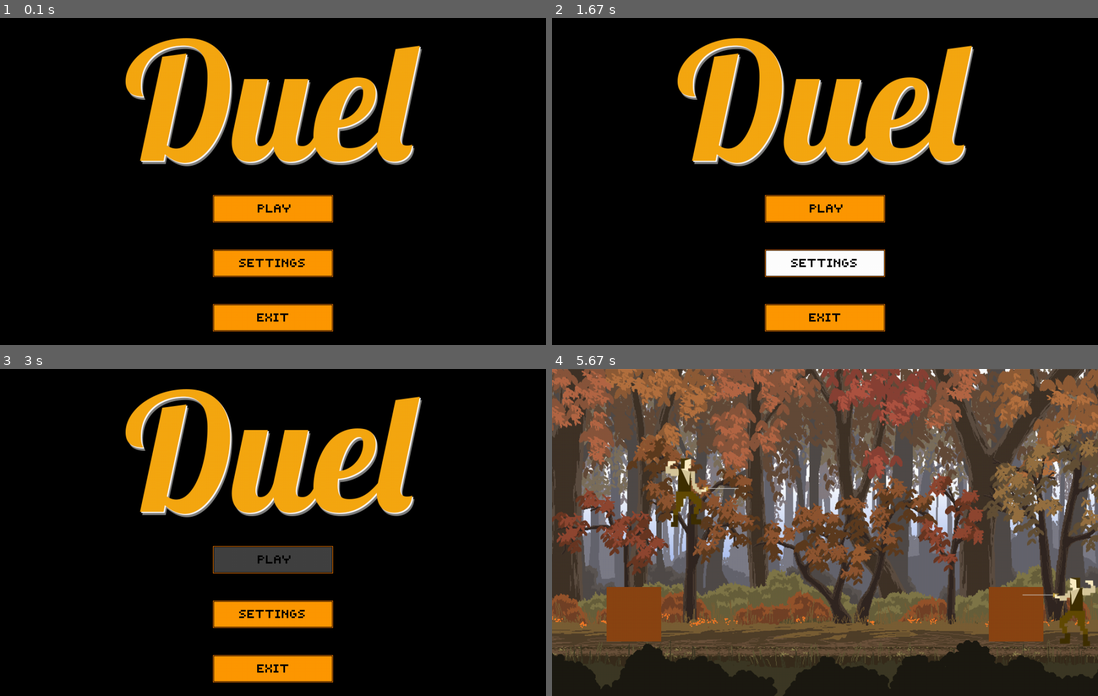
Above: before the commit, frames 1-4 (two rows, left to right).
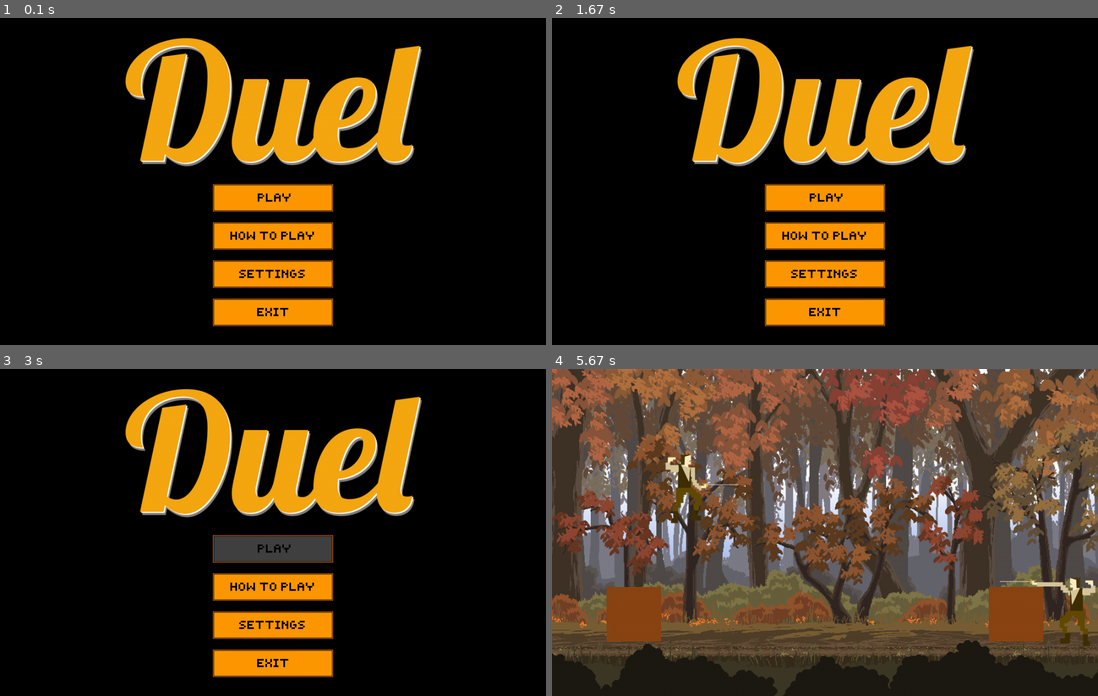
Above: after the commit, the same moments.

Repository: AlexisDougherty13/Duel
Game: pygame game, started from theMain.py
Two runs of this game, one before a commit and one after it. Both use one fixed random seed, a clock stepped at 60 frames per second and the inputs below.
Inputs (mouse positions are in pixels of both pictures, inside the frame that each line leads up to):
- Up to frame 1 (0.1 s): no input
- Up to frame 2 (1.67 s): click (825, 273) at 0.38 s; click (879, 253) at 0.97 s
- Up to frame 3 (3 s): click (273, 588) at 1.78 s; click (65, 673) at 2.37 s; click (273, 548) at 2.78 s
- Up to frame 4 (5.67 s): hold Right Ctrl 3.23-3.7 s; hold Up 3.23-3.7 s; move the mouse to (825, 571) at 3.27 s; hold Up 3.73-4.2 s; hold W 3.73-4.2 s; tap Right Ctrl at 3.8, 4.1, 4.3, 4.6, 4.8, 5.1, 5.37 s; hold Right 4.23-4.7 s; hold D 4.23-4.7 s; tap Right Shift at 4.38 s; hold Left 4.73-5.27 s; hold A 4.73-5.27 s; hold Down 5.3-5.6 s; hold S 5.3-5.6 s; tap Space at 5.45 s; hold Left from 5.63 s (still down); hold A from 5.63 s (still down)

The runs differ from the first frame. In frame 1, 6.4% of the frame differs, in the area x 39-61%, y 50-96%; in frame 2, 7.1%; in frame 3, 6.3%; in frame 4, 0.7%.

Commit message:
Added a tutorial screen that can be accessed from the main menu.

Diff:
--- a/duel.py
+++ b/duel.py
@@ -53,7 +53,7 @@
 # 7. Do stuff with sword hitboxes. People can die. OMG, now we have a somewhat competent looking game
 # 8. Dead guy respawns as ghost. Ghost kills person => person becomes ghost, ghost becomes person.
 # 9. Add some sort of background and goal points at either side of the map, so we can test screen movement
-# 10.Screen locks on to whoever isnt a ghost, and locks in place at the start.
+# 0
 # 11.Reaching the edge of screen => victory conditions show
 # CONGRATS, NOW WE HAVE SOMETHING TO SHOW FOR OUR MIDTERM :D
 # 12.Fix bugs and make game look good
--- a/gameEngine.py
+++ b/gameEngine.py
@@ -109,11 +109,12 @@
                     adjustPlayer(2, "sword_movement", -1)
                 elif event.key == pygame.K_UP:
                     adjustPlayer(2, "sword_movement", 1)
-                if event.key == pygame.K_SLASH:
+                if event.key == pygame.K_RCTRL:
                     adjustPlayer(2, "attack_count", 30)
                     player2.setPlayerState("attacking", True)
                 if event.key == pygame.K_ESCAPE:
-                    mainMenuFrame.pauseMenu(screen)
+                    mainMenuFrame.pauseMenu(screen, p1_meta_info, p2_meta_info)
+
 
 
             # Let go of key so stop performing said action
--- a/gameFrame.py
+++ b/gameFrame.py
@@ -15,7 +15,7 @@
     #create the background used to restore sprite previous location
     background = pygame.Surface(draw_buffer.get_size())
     pygame.draw.rect(background, (255, 255, 255, 255), entities[0])
-    background.blit(getImage("Resources/Images/UF_Background.png", imagesDict), (0, 0))
+    background.blit(getImage("Resources/Images/ScaledBackgroundAutumnForest.png", imagesDict), (0, 0))
     pygame.draw.rect(background, (139, 69, 19), entities[1])
     pygame.draw.rect(background, (139, 69, 19), entities[2])
 
--- a/mainMenuFrame.py
+++ b/mainMenuFrame.py
@@ -4,6 +4,8 @@
 import menuButtons
 import gameFrame
 
+
+#To-do: create a function that checks for button sprite changes based on mx and my and an inputted string.
 
 button_sprites = {
     "play_unhighl" : "Resources/Images/Buttons/PlayButtonUnhighlighted.png",
@@ -20,7 +22,10 @@
     "back_clicked": "Resources/Images/Buttons/BackButtonClicked.png",
     "restart_unhighl": "Resources/Images/Buttons/RestartButtonUnhighlighted.png",
     "restart_highl": "Resources/Images/Buttons/RestartButtonHighlighted.png",
-    "restart_clicked": "Resources/Images/Buttons/RestartButtonClicked.png"
+    "restart_clicked": "Resources/Images/Buttons/RestartButtonClicked.png",
+    "tutorial_unhighl": "Resources/Images/Buttons/TutorialButtonUnhighlighted.png",
+    "tutorial_highl": "Resources/Images/Buttons/TutorialButtonHighlighted.png",
+    "tutorial_clicked": "Resources/Images/Buttons/TutorialButtonClicked.png",
 }
 
 menu_buttons = {
@@ -28,7 +33,8 @@
     "settings_button": menuButtons.Button(button_sprites["settings_unhighl"], 400, 400, 220, 50),
     "exit_button": menuButtons.Button(button_sprites["exit_unhighl"], 400, 500, 220, 50),
     "back_button": menuButtons.Button(button_sprites["back_unhighl"], 400, 500, 220, 50),
-    "restart_button": menuButtons.Button(button_sprites["restart_unhighl"], 0, 0, 220, 50)
+    "restart_button": menuButtons.Button(button_sprites["restart_unhighl"], 0, 0, 220, 50),
+    "tutorial_button": menuButtons.Button(button_sprites["tutorial_unhighl"], 0, 0, 220, 50)
 }
 
 #Remember to change game state booleans when going between menus.
@@ -39,11 +45,13 @@
     "back": False,
     "paused": False,
     "resume": False,
-    "restart": False
+    "restart": False,
+    "tutorial": False
 }
 
 images_dictionary = dict()
-
+pygame.font.init()
+lobster_font = pygame.font.Font("Resources/Lobster.ttf", 64)
 
 
 def mainMenu(screen):
@@ -92,6 +100,14 @@
         else:
             menu_buttons["settings_button"].sprite = button_sprites["settings_unhighl"]
 
+        if menu_buttons["tutorial_button"].button_rect.collidepoint(mx, my):
+            menu_buttons["tutorial_button"].sprite = button_sprites["tutorial_highl"]
+            if m1_clicked:
+                game_state["tutorial"] = True
+                menu_buttons["tutorial_button"].sprite = button_sprites["tutorial_clicked"]
+        else:
+            menu_buttons["tutorial_button"].sprite = button_sprites["tutorial_unhighl"]
+
 
 
         renderMenuButtons("Main", screen, menu_buttons)
@@ -103,6 +119,10 @@
             pygame.time.delay(400)
             game_state["start"] = False #Reset game states to false.
             gameEngine.startGame(screen, 1, "Montoya", "Montoya")
+        if game_state["tutorial"]:
+            pygame.time.delay(400)
+            game_state["tutorial"] = False
+            tutorialMenu(screen)
         if game_state["settings"]:
             pygame.time.delay(400)
             game_state["settings"] = False
@@ -112,10 +132,8 @@
             pygame.quit()
             sys.exit()
 
-
-def settingsMenu(screen):
-
-    #Menu loop
+def tutorialMenu(screen):
+
     while True:
         screen.fill((0,0,0))
         mx, my = pygame.mouse.get_pos()
@@ -143,6 +161,44 @@
             menu_buttons["back_button"].sprite = button_sprites["back_unhighl"]
 
 
+        renderMenuButtons("Tutorial", screen, menu_buttons)
+        pygame.display.update()
+
+        if game_state["back"]:
+            pygame.time.delay(400)
+            game_state["back"] = False
+            mainMenu(screen)
+
+def settingsMenu(screen):
+
+    #Menu loop
+    while True:
+        screen.fill((0,0,0))
+        mx, my = pygame.mouse.get_pos()
+
+        m1_clicked = False
+        #Event loop
+        for event in pygame.event.get():
+            if event.type == pygame.QUIT:
+                pygame.quit()
+                sys.exit()
+            if event.type == pygame.MOUSEBUTTONDOWN:
+                if event.button == 1:
+                    m1_clicked = True
+            if event.type == pygame.KEYDOWN:
+                if event.key == pygame.K_ESCAPE:
+                    game_state["back"] = True
+
+
+        if menu_buttons["back_button"].button_rect.collidepoint(mx, my):
+            menu_buttons["back_button"].sprite = button_sprites["back_highl"]
+            if m1_clicked: #Mouse click inside of the button's sprite
+                game_state["back"] = True
+                menu_buttons["back_button"].sprite = button_sprites["back_clicked"]
+        else:
+            menu_buttons["back_button"].sprite = button_sprites["back_unhighl"]
+
+
         renderMenuButtons("Settings", screen, menu_buttons)
         pygame.display.update()
 
@@ -154,10 +210,20 @@
             else:
                 mainMenu(screen)
 
-def pauseMenu(screen): #Only can be brought up once in game
-
-
-
+def pauseMenu(screen, p1_meta_info, p2_meta_info): #Only can be brought up once in game
+
+    #Reset Player meta info to prevent infinite movement after unpausing.
+    p1_meta_info["left"] = False
+    p1_meta_info["right"] = False
+    p1_meta_info["up"] = False
+    p1_meta_info["down"] = False
+
+    p2_meta_info["left"] = False
+    p2_meta_info["right"] = False
+    p2_meta_info["up"] = False
+    p2_meta_info["down"] = False
+
+    game_state["resume"] = False
     game_state["paused"] = True
     #Menu loop
     while True:
@@ -242,14 +308,20 @@
 #Reusable render function that will render depending on which menu loop you are in.
 def renderMenuButtons(menu_name, screen, buttons):
     if menu_name == "Main":
-        drawButton(buttons, screen, "play_button", 500, 350)
-        drawButton(buttons,screen, "settings_button", 500, 450)
-        drawButton(buttons, screen, "exit_button", 500, 550)
+        drawButton(buttons, screen, "play_button", 500, 330)
+        drawButton(buttons, screen, "tutorial_button", 500, 400)
+        drawButton(buttons,screen, "settings_button", 500, 470)
+        drawButton(buttons, screen, "exit_button", 500, 540)
         #Draw the duel logo
         screen.blit(gameFrame.getImage("Resources/Images/MenuTitle.png", images_dictionary), (0,0))
 
     elif menu_name == "Settings":
         drawButton(buttons, screen, "back_button", 500, 450)
+
+    elif menu_name == "Tutorial":
+        #tutorial sprite draw
+        screen.blit(gameFrame.getImage("Resources/Images/TutorialScreen.png", images_dictionary), (0,0))
+        drawButton(buttons, screen, "back_button", 125, 560)
 
     elif menu_name == "Pause":
         drawButton(buttons, screen, "play_button", 500, 300)
Binary file added: Resources/Images/Buttons/Keyboard/A-Key.png
Binary file added: Resources/Images/Buttons/Keyboard/D-Key.png
Binary file added: Resources/Images/Buttons/Keyboard/F-Key.png
Binary file added: Resources/Images/Buttons/Keyboard/S-Key.png
Binary file added: Resources/Images/Buttons/Keyboard/Space-Key.png
Binary file added: Resources/Images/Buttons/Keyboard/W-Key.png
Binary file added: Resources/Images/Buttons/TutorialButtonClicked.png
Binary file added: Resources/Images/Buttons/TutorialButtonHighlighted.png
Binary file added: Resources/Images/Buttons/TutorialButtonUnhighlighted.png
Binary file added: Resources/Images/TutorialScreen.png
Binary file added: Resources/Lobster.ttf
